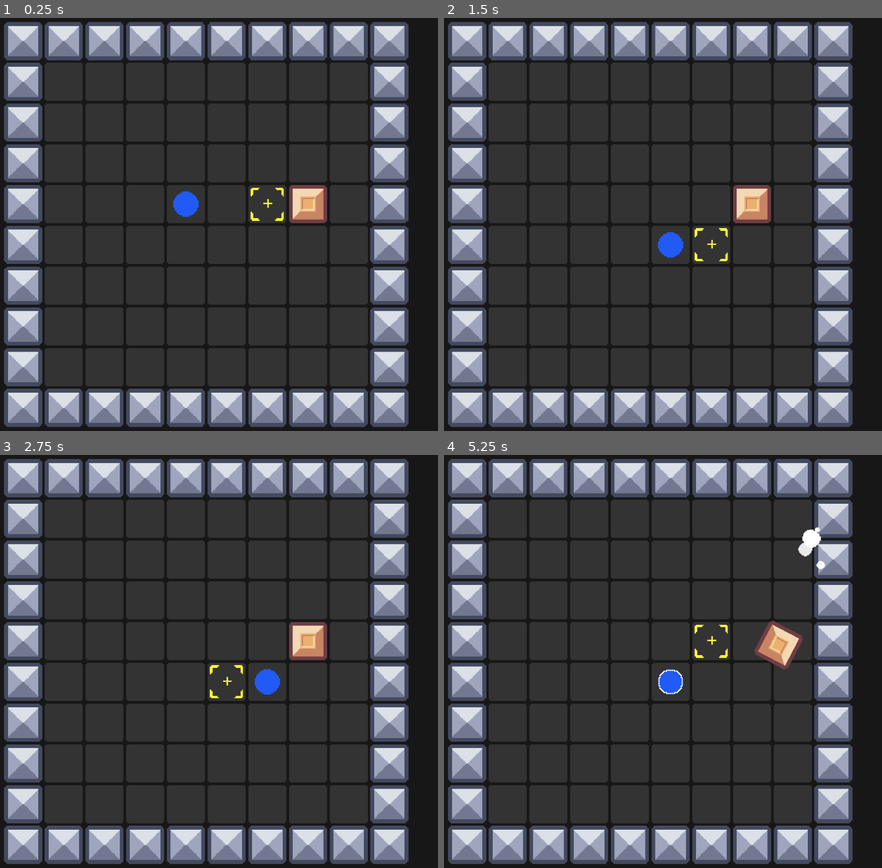
Above: before the commit, frames 1-4 (two rows, left to right).
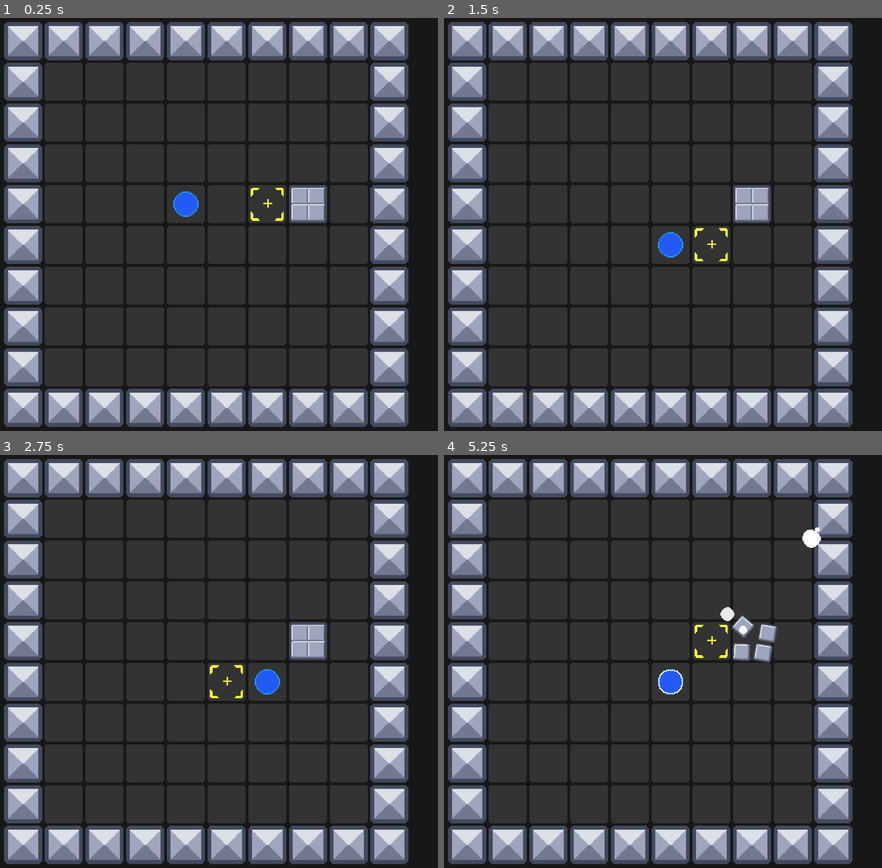
Above: after the commit, the same moments.

Repository: robcmills/arenacraft
Game: Godot game, scene res://main.tscn
Two runs of this game, one before a commit and one after it. Both use one fixed random seed, a clock stepped at 60 frames per second and the inputs below.
Inputs:
- Up to frame 1 (0.25 s): no input
- Up to frame 2 (1.5 s): tap Enter at 0.5 s; hold T (player_move_right) 0.53-1.28 s; tap Space (player_shoot) at 0.6 s; hold S (player_move_down) from 1.28 s (still down); tap E (player_aim_down) at 1.35 s
- Up to frame 3 (2.75 s): tap Space (player_shoot) at 1.55, 2.3 s; release S (player_move_down) at 2.03 s; hold T (player_move_right) from 2.03 s (still down); tap N (player_aim_left) at 2.1 s
- Up to frame 4 (5.25 s): release T (player_move_right) at 2.78 s; hold F (player_move_up) 2.78-3.53 s; tap I (player_aim_right) at 2.85 s; tap Space (player_shoot) at 3.05, 3.8, 4.35, 5.1 s; hold R (player_move_left) 3.53-5.03 s; tap U (player_aim_up) at 3.6 s; hold S (player_move_down) from 5.03 s (still down)

The runs differ from the first frame. In frame 1, 0.9% of the frame differs, in the area x 39-75%, y 40-50%; in frame 2, 0.9%; in frame 3, 0.9%; in frame 4, 1.4%, in the area x 48-88%, y 21-59%.

Commit message:
Implement destructable_block halfway

Diff:
--- /dev/null
+++ b/scenes/DestructibleBlock.gd
@@ -0,0 +1,13 @@
+extends RigidBody2D
+
+
+func on_laser_collision(laser):
+	$BlockCollisionShape2D.disabled = true
+	$BlockSprite2D.hide()
+	$Fragments.show()
+	laser.force_raycast_update()
+	if laser.is_colliding():
+		laser.get_collider().apply_impulse(
+			-laser.get_collision_normal() * laser.impulse_force,
+			laser.get_collision_point()
+		)
--- a/scenes/DestructibleBlock.tscn
+++ b/scenes/DestructibleBlock.tscn
@@ -1,15 +1,83 @@
-[gd_scene load_steps=3 format=3 uid="uid://23yinhhnnmmh"]
+[gd_scene load_steps=6 format=3 uid="uid://23yinhhnnmmh"]
 
-[ext_resource type="Texture2D" uid="uid://bxoni5ftx8bav" path="res://assets/tiles/sand-block.png" id="1_a3ux7"]
+[ext_resource type="Texture2D" uid="uid://dh1eloqetnjst" path="res://assets/tiles/destructable_block.png" id="1_1jmuu"]
+[ext_resource type="Script" path="res://scenes/DestructibleBlock.gd" id="1_awu72"]
+[ext_resource type="Texture2D" uid="uid://dkvkwsolb1jco" path="res://assets/tiles/fragment.png" id="3_o1jyt"]
 
 [sub_resource type="RectangleShape2D" id="RectangleShape2D_h8hkl"]
 size = Vector2(32, 32)
 
+[sub_resource type="RectangleShape2D" id="RectangleShape2D_hnpxw"]
+size = Vector2(16, 16)
+
 [node name="RigidBody2D" type="RigidBody2D"]
+script = ExtResource("1_awu72")
 
-[node name="CollisionShape2D" type="CollisionShape2D" parent="."]
+[node name="BlockCollisionShape2D" type="CollisionShape2D" parent="."]
 shape = SubResource("RectangleShape2D_h8hkl")
 
-[node name="Sprite2D" type="Sprite2D" parent="."]
+[node name="BlockSprite2D" type="Sprite2D" parent="."]
 texture_filter = 1
-texture = ExtResource("1_a3ux7")
+texture = ExtResource("1_1jmuu")
+
+[node name="Fragments" type="Node2D" parent="."]
+visible = false
+
+[node name="Fragment1" type="RigidBody2D" parent="Fragments"]
+collision_layer = 2
+collision_mask = 2
+gravity_scale = 1.66533e-16
+
+[node name="CollisionShape2D" type="CollisionShape2D" parent="Fragments/Fragment1"]
+position = Vector2(-8, -8)
+shape = SubResource("RectangleShape2D_hnpxw")
+
+[node name="Sprite2D" type="Sprite2D" parent="Fragments/Fragment1"]
+texture_filter = 1
+position = Vector2(-8, -8)
+texture = ExtResource("3_o1jyt")
+
+[node name="Fragment2" type="RigidBody2D" parent="Fragments"]
+position = Vector2(16, 0)
+collision_layer = 2
+collision_mask = 2
+gravity_scale = 1.66533e-16
+
+[node name="CollisionShape2D" type="CollisionShape2D" parent="Fragments/Fragment2"]
+position = Vector2(-8, -8)
+shape = SubResource("RectangleShape2D_hnpxw")
+
+[node name="Sprite2D" type="Sprite2D" parent="Fragments/Fragment2"]
+texture_filter = 1
+position = Vector2(-8, -8)
+texture = ExtResource("3_o1jyt")
+
+[node name="Fragment3" type="RigidBody2D" parent="Fragments"]
+position = Vector2(0, 16)
+collision_layer = 2
+collision_mask = 2
+gravity_scale = 1.66533e-16
+
+[node name="CollisionShape2D" type="CollisionShape2D" parent="Fragments/Fragment3"]
+position = Vector2(-8, -8)
+shape = SubResource("RectangleShape2D_hnpxw")
+
+[node name="Sprite2D" type="Sprite2D" parent="Fragments/Fragment3"]
+texture_filter = 1
+position = Vector2(-8, -8)
+texture = ExtResource("3_o1jyt")
+
+[node name="Fragment4" type="RigidBody2D" parent="Fragments"]
+position = Vector2(16, 16)
+collision_layer = 2
+collision_mask = 2
+gravity_scale = 1.66533e-16
+
+[node name="CollisionShape2D" type="CollisionShape2D" parent="Fragments/Fragment4"]
+position = Vector2(-8, -8)
+shape = SubResource("RectangleShape2D_hnpxw")
+
+[node name="Sprite2D" type="Sprite2D" parent="Fragments/Fragment4"]
+texture_filter = 1
+position = Vector2(-8, -8)
+texture = ExtResource("3_o1jyt")
--- a/scenes/Laser.gd
+++ b/scenes/Laser.gd
@@ -8,10 +8,11 @@
 @onready var line = $Line2D
 @onready var collision_particles = $GPUParticles2D
 
-var is_casting = false
-var impulse_force = 10
+var is_casting = true
+var impulse_force = 50
 
 func _ready():
+	print("Laser ready")
 	root.connect("player_shoot", self.shoot)
 
 func _physics_process(_delta: float) -> void:
@@ -28,11 +29,11 @@
 	is_casting = true
 	collision_particles.emitting = true
 	line.show()
-	if is_colliding() and get_collider() is RigidBody2D:
-		get_collider().apply_impulse(
-			-get_collision_normal() * impulse_force,
-			get_collision_point()
-		)
+	force_raycast_update()
+	if is_colliding():
+		var collider = get_collider()
+		if collider.has_method("on_laser_collision"):
+			collider.on_laser_collision(self)
 	await get_tree().create_timer(0.1).timeout
 	collision_particles.emitting = false
 	line.hide()
--- a/scenes/Laser.tscn
+++ b/scenes/Laser.tscn
@@ -34,6 +34,7 @@
 
 [node name="PlayerLaser" type="RayCast2D"]
 target_position = Vector2(64, 0)
+collision_mask = 3
 script = ExtResource("1_sg6o7")
 
 [node name="Line2D" type="Line2D" parent="."]
Binary file changed: assets/sprites/blue-circle-simple.png
Binary file added: assets/tiles/destructable_block.png
Not shown, added: assets/tiles/destructable_block.png.import
Binary file added: assets/tiles/fragment.png
Not shown, added: assets/tiles/fragment.png.import
Binary file changed: assets/tiles/kenney_pixel-platformer-blocks/Tilemap/sand.png
